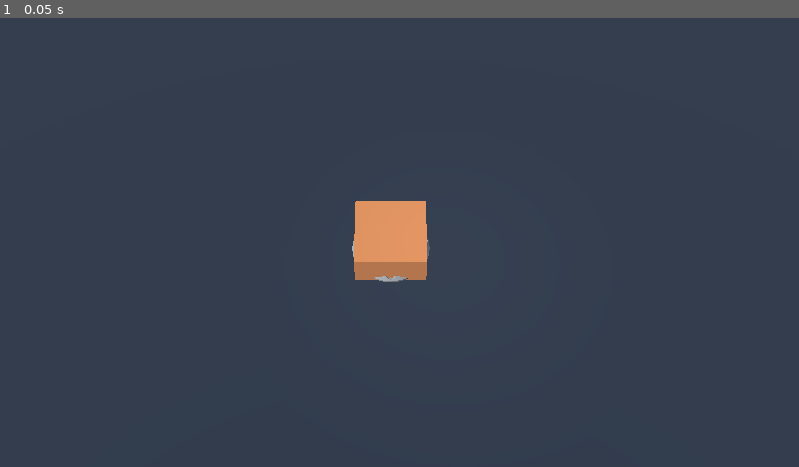
Above: before the commit, frame 1.
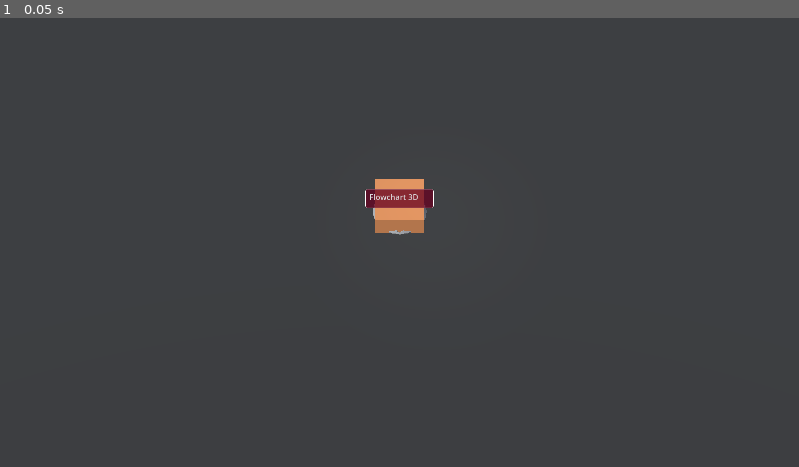
Above: after the commit, the same moment.

Repository: PranjalMaithani/flowchart-3d
Game: Godot game, scene res://Scenes/flowchart_scene.tscn
Two runs of this game, one before a commit and one after it. Both use one fixed random seed, a clock stepped at 60 frames per second and the inputs below.
Inputs:
- Up to frame 1 (0.05 s): no input

The runs differ from the first frame. In frame 1, 1.8% of the frame differs, in the area x 44-55%, y 35-59%.

Commit message:
container change event and resize draft logic

Diff:
--- a/Components/ContainerBox.tscn
+++ b/Components/ContainerBox.tscn
@@ -1,9 +1,14 @@
-[gd_scene load_steps=12 format=3 uid="uid://pwytv1htyylm"]
+[gd_scene load_steps=15 format=3 uid="uid://pwytv1htyylm"]
 
+[ext_resource type="Script" path="res://src/container/container_box.gd" id="1_4n22i"]
 [ext_resource type="Script" path="res://src/container/GrabPoint.gd" id="1_krqly"]
 [ext_resource type="Script" path="res://src/container/ResizePoint.gd" id="2_x382d"]
 [ext_resource type="Material" uid="uid://b4k4y5oskkgcg" path="res://Materials/container_default.tres" id="3_x2j8v"]
 [ext_resource type="ArrayMesh" uid="uid://c4g2r8grndjii" path="res://Models/cap.obj" id="4_6wwgc"]
+[ext_resource type="PackedScene" uid="uid://dn37yfsub6u2l" path="res://Components/TextContainer.tscn" id="5_iufej"]
+
+[sub_resource type="ViewportTexture" id="ViewportTexture_a8dj0"]
+viewport_path = NodePath("SubViewport")
 
 [sub_resource type="BoxMesh" id="BoxMesh_v2erc"]
 lightmap_size_hint = Vector2i(6, 10)
@@ -28,12 +33,23 @@
 size = Vector3(0.258359, 0.954196, 0.236842)
 
 [node name="ContainerBox" type="Node3D"]
+transform = Transform3D(1, 0, 0, 0, 1, 0, 0, 0, 1, -0.00615692, 4.76837e-07, 0.00887489)
+script = ExtResource("1_4n22i")
+
+[node name="TextContainer" parent="." instance=ExtResource("5_iufej")]
+transform = Transform3D(1.97316, 0, 0, 0, 1.96679, 0, 0, 0, 1, 0, 1.07174, 0)
+texture = SubResource("ViewportTexture_a8dj0")
 
 [node name="ContainerMesh" type="MeshInstance3D" parent="."]
 unique_name_in_owner = true
 transform = Transform3D(1, 0, 0, 0, 1, 0, 0, 0, 1, -0.000441551, 0.487234, -0.00488234)
 material_override = ExtResource("3_x2j8v")
 mesh = SubResource("BoxMesh_v2erc")
+
+[node name="Cap" type="MeshInstance3D" parent="."]
+unique_name_in_owner = true
+transform = Transform3D(0.028, 0, 0, 0, 0.028, 0, 0, 0, 0.028, 0.0026232, 0.00749826, 0.0013071)
+mesh = ExtResource("4_6wwgc")
 
 [node name="GrabPoint" type="Area3D" parent="."]
 transform = Transform3D(1, 0, 0, 0, 1, 0, 0, 0, 1, -0.00637102, 0.00248063, -0.000931025)
@@ -119,7 +135,3 @@
 [node name="CollisionShape3D" type="CollisionShape3D" parent="DownRightResize"]
 transform = Transform3D(1, 0, 0, 0, 1, 0, 0, 0, 1, -0.00560999, 0.472912, -0.00586492)
 shape = SubResource("BoxShape3D_edm1x")
-
-[node name="Cap" type="MeshInstance3D" parent="."]
-transform = Transform3D(0.028, 0, 0, 0, 0.028, 0, 0, 0, 0.028, -0.00866878, 0, -0.000647932)
-mesh = ExtResource("4_6wwgc")
--- /dev/null
+++ b/Components/TextContainer.tscn
@@ -0,0 +1,60 @@
+[gd_scene load_steps=6 format=3 uid="uid://dn37yfsub6u2l"]
+
+[ext_resource type="Script" path="res://src/container/text_viewport.gd" id="1_jcyek"]
+
+[sub_resource type="ViewportTexture" id="ViewportTexture_tn4mp"]
+viewport_path = NodePath("SubViewport")
+
+[sub_resource type="StyleBoxFlat" id="StyleBoxFlat_re40b"]
+bg_color = Color(0.6, 0.00392157, 0.196078, 0.662745)
+border_width_left = 1
+border_width_top = 1
+border_width_right = 1
+border_width_bottom = 1
+border_color = Color(1, 1, 1, 1)
+border_blend = true
+corner_radius_top_left = 4
+corner_radius_top_right = 4
+corner_radius_bottom_right = 4
+corner_radius_bottom_left = 4
+shadow_color = Color(0, 0, 0, 0.211765)
+shadow_size = 3
+
+[sub_resource type="SystemFont" id="SystemFont_3xqph"]
+generate_mipmaps = true
+
+[sub_resource type="StyleBoxEmpty" id="StyleBoxEmpty_v8nue"]
+
+[node name="Sprite3D" type="Sprite3D"]
+billboard = 1
+texture = SubResource("ViewportTexture_tn4mp")
+
+[node name="SubViewport" type="SubViewport" parent="."]
+transparent_bg = true
+size = Vector2i(2, 2)
+render_target_update_mode = 4
+script = ExtResource("1_jcyek")
+
+[node name="TextContent" type="Control" parent="SubViewport"]
+layout_mode = 3
+anchors_preset = 0
+offset_right = 301.0
+offset_bottom = 100.0
+
+[node name="TextPanel" type="PanelContainer" parent="SubViewport/TextContent"]
+unique_name_in_owner = true
+layout_mode = 0
+offset_right = 141.0
+offset_bottom = 40.0
+theme_override_styles/panel = SubResource("StyleBoxFlat_re40b")
+
+[node name="MarginContainer" type="MarginContainer" parent="SubViewport/TextContent/TextPanel"]
+layout_mode = 2
+theme_override_constants/margin_left = 7
+theme_override_constants/margin_right = 7
+
+[node name="TextEdit" type="TextEdit" parent="SubViewport/TextContent/TextPanel/MarginContainer"]
+layout_mode = 2
+theme_override_fonts/font = SubResource("SystemFont_3xqph")
+theme_override_styles/normal = SubResource("StyleBoxEmpty_v8nue")
+text = "Flowchart 3D"
--- a/Materials/floor_dark.tres
+++ b/Materials/floor_dark.tres
@@ -1,4 +1,4 @@
 [gd_resource type="StandardMaterial3D" format=3 uid="uid://c57ycd54txcqv"]
 
 [resource]
-albedo_color = Color(0.152941, 0.192157, 0.25098, 1)
+albedo_color = Color(0.2, 0.2, 0.2, 1)
--- a/Scenes/flowchart_scene.tscn
+++ b/Scenes/flowchart_scene.tscn
@@ -40,15 +40,15 @@
 shape = SubResource("BoxShape3D_beqyu")
 
 [node name="Camera3D" type="Camera3D" parent="."]
-transform = Transform3D(1, 0, 0, 0, 0.532699, 0.846305, 0, -0.846305, 0.532699, 0, 22.9286, 13.9802)
-fov = 27.0
+transform = Transform3D(1, 0, 0, 0, 0.532699, 0.846305, 0, -0.846305, 0.532699, 0, 73.9286, 47.9802)
+fov = 12.0
 
 [node name="DirectionalLight3D" type="DirectionalLight3D" parent="."]
 transform = Transform3D(0.616481, 0.458638, -0.640003, 0.183013, 0.707107, 0.683013, 0.765805, -0.538193, 0.351981, -3.11844, 4.31145, 3.83666)
 light_energy = 1.254
 
 [node name="ContainerBox" parent="." instance=ExtResource("1_nv32g")]
-transform = Transform3D(1, 0, 0, 0, 1, 0, 0, 0, 1, -0.24609, 0.138507, -0.117524)
+transform = Transform3D(1, 0, 0, 0, 1, 0, 0, 0, 1, 0, 0, 0)
 
 [node name="AppManager" parent="." node_paths=PackedStringArray("ground_plane", "camera") instance=ExtResource("2_6gx0o")]
 ground_plane = NodePath("../Floor")
--- a/src/container/GrabPoint.gd
+++ b/src/container/GrabPoint.gd
@@ -1,6 +1,9 @@
 extends Area3D
 
-var drag_and_drop = preload('../ui/drag_and_drop.gd').new({"area": self})
+const ContainerBox = preload('./container_box.gd')
+
+var parent_container: ContainerBox
+var drag_and_drop = preload('../ui/drag_and_drop.gd').new({"area": self, "on_stop_dragging": on_stop_dragging})
 var container
 var camera
 
@@ -9,8 +12,12 @@
     #TODO: remove dependency from flowchart_scene node
     var app_manager = get_node("/root/flowchart_scene/AppManager") as AppManager
     camera = app_manager.camera
+    parent_container = get_parent_node_3d()
 
-func _process(delta):
+func on_stop_dragging():
+    parent_container.on_container_changed.emit()
+
+func _process(_delta):
     if(drag_and_drop.is_dragging):
         var viewport_mouse_position = get_viewport().get_mouse_position()
         var space_state = get_world_3d().direct_space_state
--- a/src/container/ResizePoint.gd
+++ b/src/container/ResizePoint.gd
@@ -1,31 +1,47 @@
 extends Area3D
 
-var drag_and_drop = preload('../ui/drag_and_drop.gd').new({"area": self})
+const ContainerBox = preload('./container_box.gd')
+
+var drag_and_drop = preload('../ui/drag_and_drop.gd').new({"area": self, "on_stop_dragging": on_stop_dragging})
 @onready var container_mesh: MeshInstance3D = %ContainerMesh
-var initial_size: Vector3
+var parent_container: ContainerBox
 var initial_position: Vector3
+var intial_scale: Vector3
 var camera
-var mdt # mesh data tool
 
 @export var x: int
 @export var z: int
+
+func on_stop_dragging():
+    pass
 
 func _ready():
     #TODO: remove dependency from flowchart_scene node
     var app_manager = get_node("/root/flowchart_scene/AppManager") as AppManager
     camera = app_manager.camera
-    mdt = MeshDataTool.new()
-    var mesh := container_mesh.mesh
-    var array_mesh = ArrayMesh.new()
-    mdt.create_from_surface(mesh, 1)
-    print(mdt.get_vertex_count())
-    # initial_size = (container_mesh.mesh as BoxMesh).size
-    # initial_position = position
+    parent_container = get_parent_node_3d()
+    set_intial_values()
+    parent_container.on_container_changed.connect(set_intial_values)
+
+func set_intial_values():
+    initial_position = to_local(position)
+    intial_scale = container_mesh.scale
 
 func handle_drag():
     var viewport_mouse_position = get_viewport().get_mouse_position()
     var space_state = get_world_3d().direct_space_state
     var mouse_position = UIHelpers.get_world_space_from_mouse(space_state, viewport_mouse_position, camera)
+    var mouse_position_3d = Vector3(mouse_position.x, 0, mouse_position.z)
+    var mouse_position_local = to_local(mouse_position_3d)
+    var x_diff = mouse_position_local.x - initial_position.x
+    var z_diff = mouse_position_local.z - initial_position.z
+    var new_scale = Vector3(x_diff * intial_scale.x + intial_scale.x, intial_scale.y, z_diff * intial_scale.z + intial_scale.z)
+
+    var x_middle = initial_position.x + x_diff / 2
+    var z_middle = initial_position.z + z_diff / 2
+
+    container_mesh.scale = new_scale
+    parent_container.position = Vector3(x_middle, container_mesh.position.y, z_middle)
 
 func _process(_delta):
     if(drag_and_drop.is_dragging):
--- a/src/container/container.gd
+++ /dev/null
@@ -1,17 +0,0 @@
-extends Node3D
-
-const ResizePoint = preload('./ResizePoint.gd')
-
-@onready var corner_resize_points: Array[ResizePoint]
-@onready var edge_resize_points: Array[ResizePoint]
-var test: ResizePoint
-
-
-# Called when the node enters the scene tree for the first time.
-func _ready():
-    pass
-
-
-# Called every frame. 'delta' is the elapsed time since the previous frame.
-func _process(delta):
-    pass
--- /dev/null
+++ b/src/container/container_box.gd
@@ -0,0 +1,3 @@
+extends Node3D
+
+signal on_container_changed
--- /dev/null
+++ b/src/container/text_viewport.gd
@@ -0,0 +1,12 @@
+@tool
+extends SubViewport
+
+@onready var text_panel: PanelContainer = %TextPanel
+
+func _ready():
+    print(text_panel.size)
+
+#TODO: update size through events
+func _process(delta):
+    if(text_panel):
+        size = text_panel.size
--- a/src/ui/drag_and_drop.gd
+++ b/src/ui/drag_and_drop.gd
@@ -1,11 +1,15 @@
 var area: Area3D
+var was_dragging: bool = false
 var is_dragging: bool = false
+var on_stop_dragging: Callable
 
 func _init(properties: Dictionary):
     area = properties.area
     area.input_event.connect(handle_mouse_event)
     area.mouse_entered.connect(handle_mouse_enter)
     area.mouse_exited.connect(handle_mouse_exit)
+    if(properties.on_stop_dragging):
+        on_stop_dragging = properties.on_stop_dragging
 
 func handle_mouse_enter():
     Input.set_default_cursor_shape(Input.CURSOR_DRAG)
@@ -18,3 +22,7 @@
         return
 
     is_dragging = event.is_pressed()
+    if(was_dragging && !is_dragging && on_stop_dragging):
+        on_stop_dragging.call()
+
+    was_dragging = is_dragging
Binary file added: Fonts/CascadiaCode.woff2
Not shown, added: Fonts/CascadiaCode.woff2.import
Binary file added: Fonts/CascadiaCodeItalic.woff2
Not shown, added: Fonts/CascadiaCodeItalic.woff2.import
